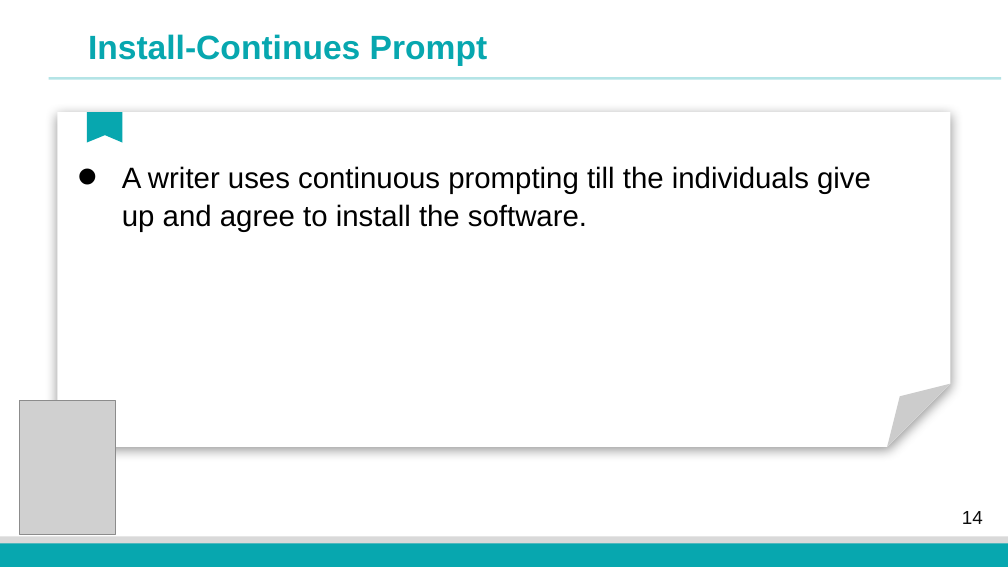
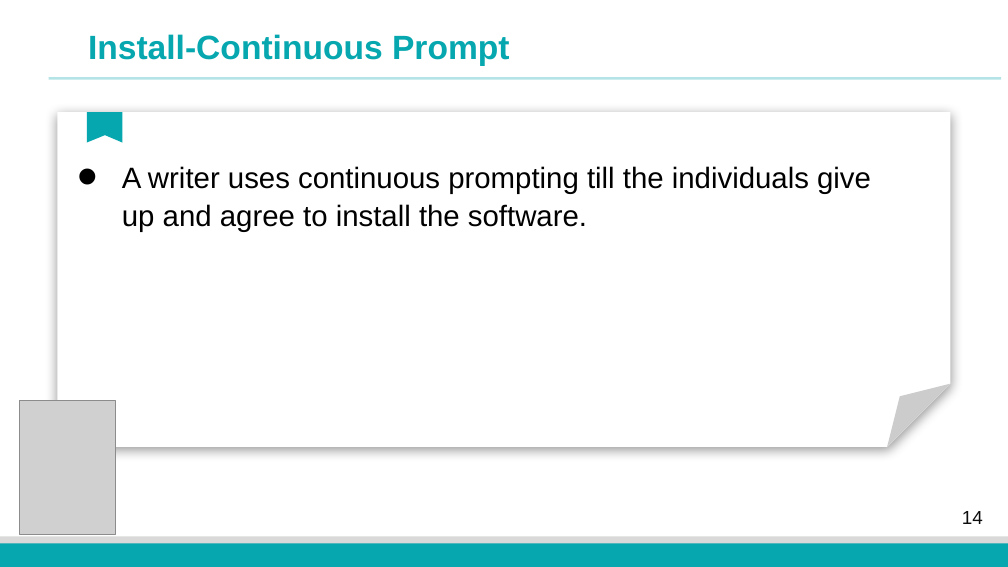
Before and after one commit to fangtian-zhong/fangtian-zhong.github.io, a slide deck: slide 14 of assets/slides/CSCI_591_Malicious_Code_Analysis_12.pptx. Drawn at 1008x567 pixels with LibreOffice and Linux fonts; fonts in the diff are those of the drawing; grey boxes stand for pictures; background and template pictures are left out. Boxes give left, top, right and bottom in pixels: in the first picture for what was removed or moved away, otherwise in the second. Text is boxed around its words. In the diff, an @@ line names an element or a change of style, - is before the commit and + after.

```diff
--- a/assets/slides/CSCI_591_Malicious_Code_Analysis_12.pptx
+++ b/assets/slides/CSCI_591_Malicious_Code_Analysis_12.pptx
@@ text at bbox=[88, 34, 510, 66]: text changed @@
-Install-Continues Prompt
+Install-Continuous Prompt
```
Also in this commit, not shown: 6 other slides changed.
